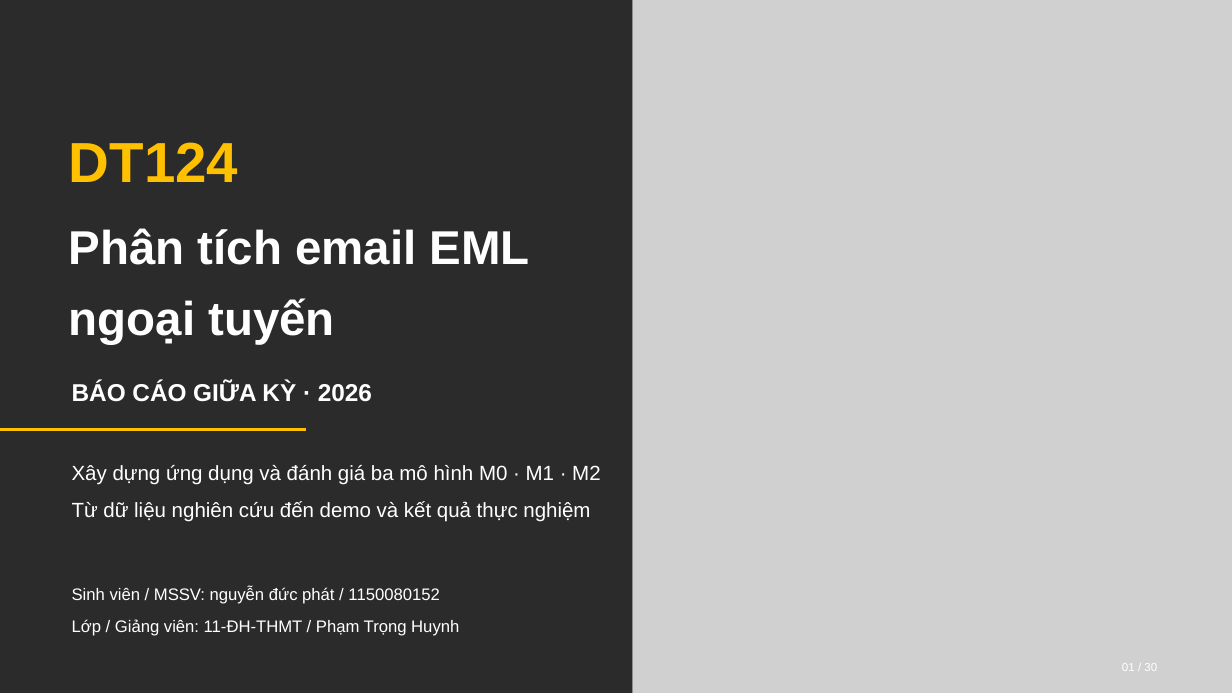
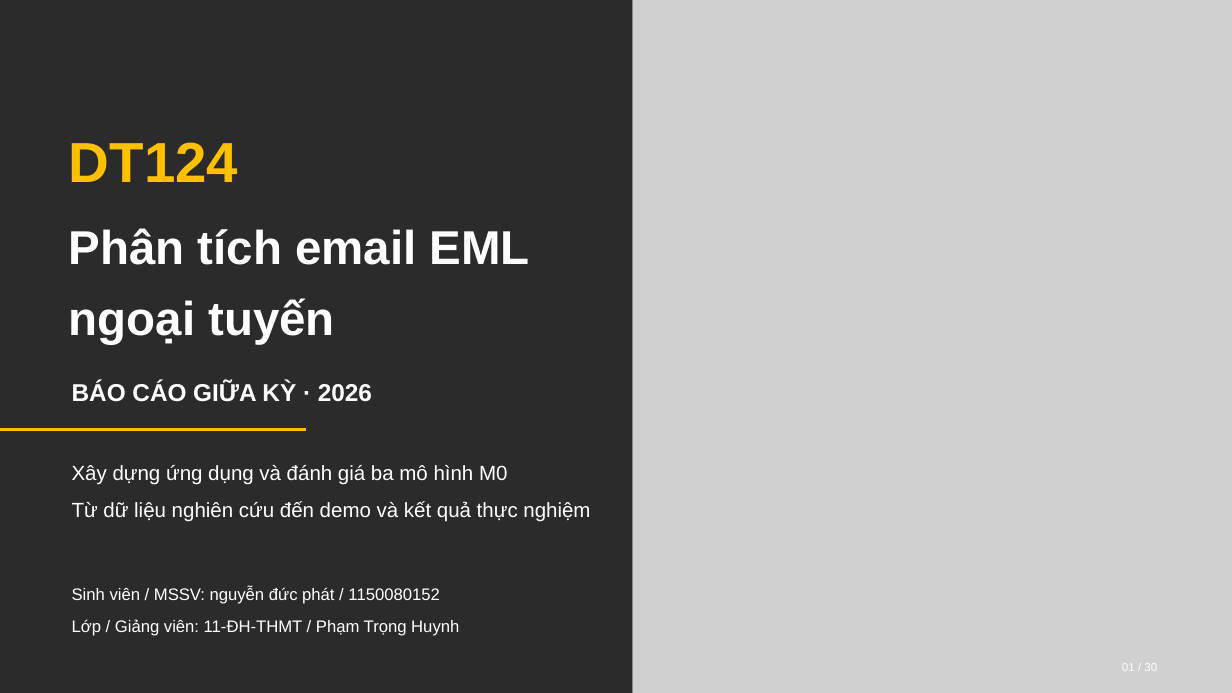
Before and after one commit to phat230/LAB_AT_BMHTTT, a slide deck: slide 1 of LAB6/BC_giau_ky_DT124/slide báo cáo/SLIDE_BAO_CAO_DT124.pptx. Drawn at 1232x693 pixels with LibreOffice and Linux fonts; fonts in the diff are those of the drawing; grey boxes stand for pictures; background and template pictures are left out; a plain dark background stands for a picture behind light text. Boxes give left, top, right and bottom in pixels: in the first picture for what was removed or moved away, otherwise in the second. Text is boxed around its words. In the diff, an @@ line names an element or a change of style, - is before the commit and + after.

```diff
--- a/LAB6/BC_giau_ky_DT124/slide báo cáo/SLIDE_BAO_CAO_DT124.pptx
+++ b/LAB6/BC_giau_ky_DT124/slide báo cáo/SLIDE_BAO_CAO_DT124.pptx
@@ text at (72,465,507,485): text changed @@
-Xây dựng ứng dụng và đánh giá ba mô hình M0 · M1 · M2
+Xây dựng ứng dụng và đánh giá ba mô hình M0
```
Also in this commit, not shown: 6 other slides changed, 1 slide added, 7 slides removed, 36 other files.
